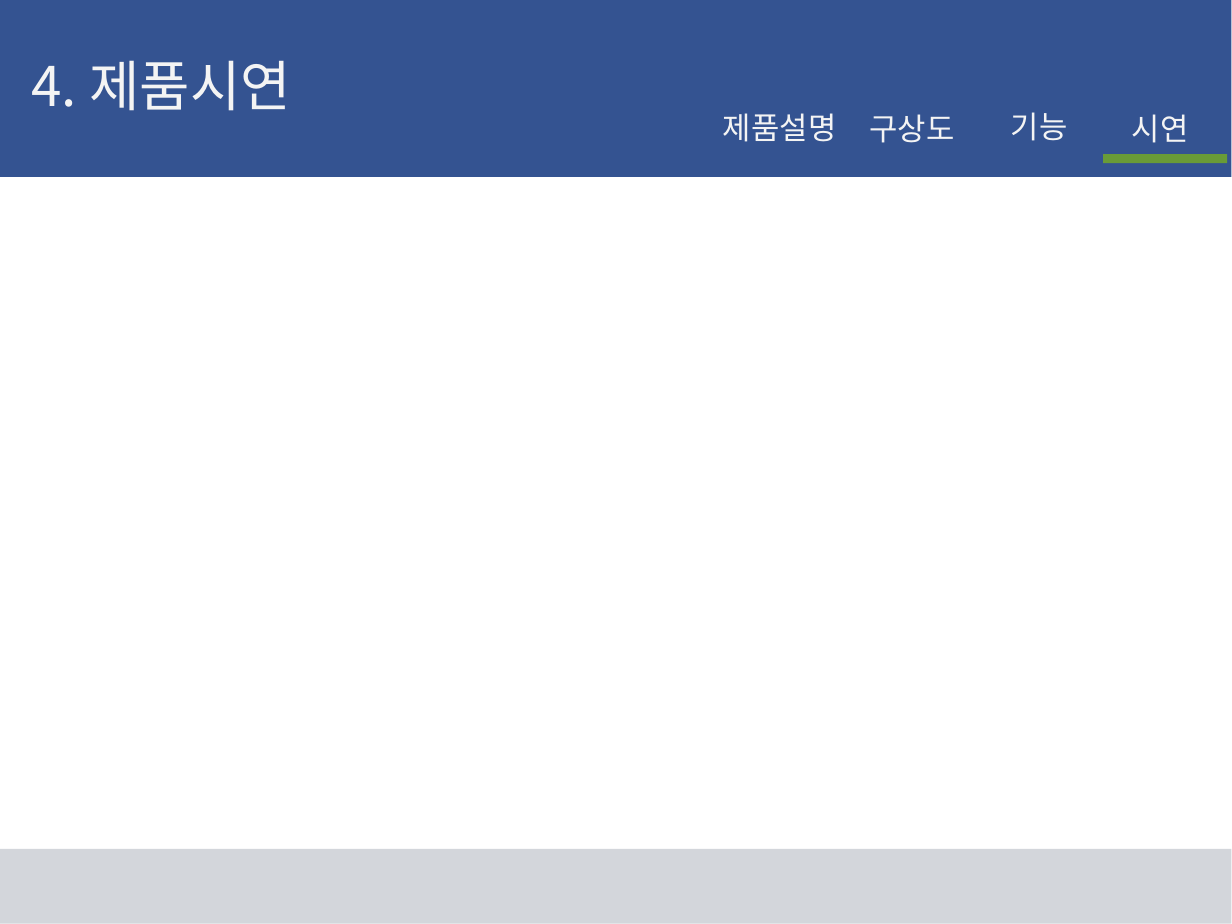
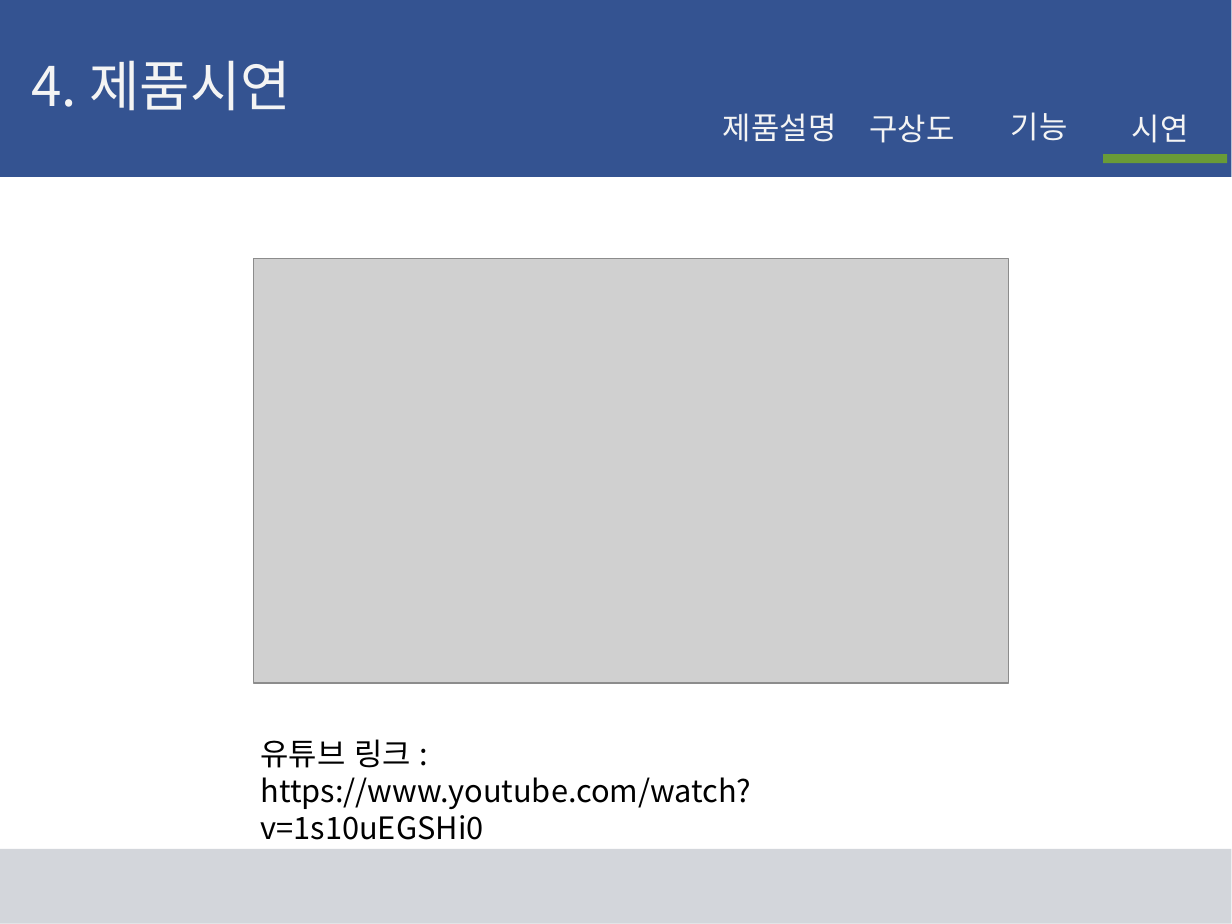
Before and after one commit to kutmicro/2013136046, a slide deck: slide 9 of 보고서/Healing Mood Lamp.pptx. Drawn at 1232x924 pixels with LibreOffice and Linux fonts; fonts in the diff are those of the drawing; grey boxes stand for pictures. Boxes give left, top, right and bottom in pixels: in the first picture for what was removed or moved away, otherwise in the second. Text is boxed around its words. In the diff, an @@ line names an element or a change of style, - is before the commit and + after.

Commit message:
ppt수정

```diff
--- a/보고서/Healing Mood Lamp.pptx
+++ b/보고서/Healing Mood Lamp.pptx
@@ picture added at (x1=254, y1=259, x2=1009, y2=684) @@
@@ text added at (x1=261, y1=739, x2=752, y2=840), 18 pt, text #000000 @@
+유튜브 링크 :
+https://www.youtube.com/watch?v=1s10uEGSHi0
```
